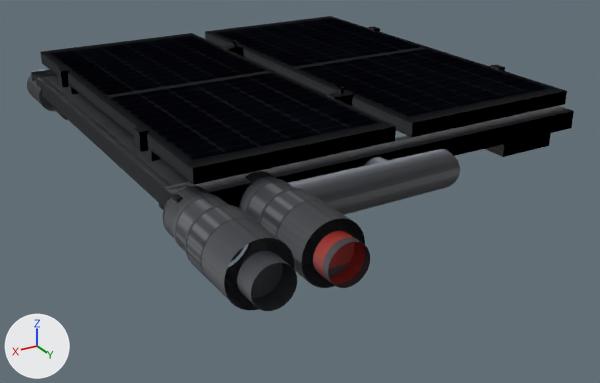
What one commit did to the OBJ model src/main/resources/assets/electricity/models/pv_flat/pv_flat.obj.
Rendered twice from a 50 mm camera at (0.949, 1.665, 0.644) aimed at (0.1, 0.25, -0.063). Arrows for +X, +Y and +Z are at lower left; the lights stay in place. The picture after the commit comes second. Where no turn or scale is listed for an object, it has been applied to the vertices.

The first picture shows 'ballast', 'frame', 'harness', 'harness_entry_north', 'harness_input', 'harness_input.001', 'modules.001', 'modules.002', 'modules.003'.
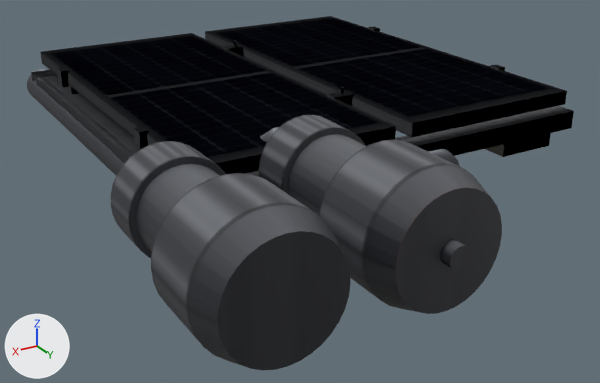
Changed parts and their boxes [x1, y1, x2, y2] in the pictures (600 x 383 px; the box of a moved part takes in the faces that stretch with it):
'harness_input.001', reshaped (81% wider, 59% taller): before [163, 186, 297, 311]; after [259, 115, 502, 314]
'harness_input.002', added: after [111, 141, 351, 370]
'harness_input', reshaped (mostly hidden afterwards): before [238, 171, 370, 288]; after [103, 127, 279, 175]
'harness', moved, rescaled: before [27, 69, 56, 112]; after [27, 69, 106, 166]
part 2 of me_harness_input, moved or reshaped (mostly hidden afterwards): before [238, 171, 370, 288]; after [260, 127, 279, 142]
part 3 of me_harness_input, added: after [103, 146, 124, 175]
part 4 of me_harness_input_001, added: after [259, 115, 365, 195]
part 5 of me_harness_input_001, moved or reshaped: before [185, 204, 294, 310]; after [288, 134, 366, 215]
part 6 of me_harness_input_001, added: after [319, 140, 502, 314]
part 7 of me_harness_input_001, added: after [440, 240, 471, 271]
part 8 of me_harness_input_001, deleted: before [163, 186, 210, 238]
part 9 of me_harness_input_001, deleted: before [173, 194, 244, 263]
part 10 of me_harness_input_001, deleted: before [237, 251, 297, 311]
'harness_entry_north', unchanged, covered by the edit: before [289, 149, 460, 215]; after [429, 149, 460, 167]

The change, as a diff of the scene's bpy script:
```diff
--- a/src/main/resources/assets/electricity/models/pv_flat/pv_flat.obj.py
+++ b/src/main/resources/assets/electricity/models/pv_flat/pv_flat.obj.py
@@ me_harness @@
 # used by ob_harness; location = (0.0, 0.0, 0.0)
-me_harness.from_pydata(...)  # 128 vertices, 68 faces; spans x 0.266..0.478, y -0.5..-0.38, z 0.0..0.081
+me_harness.from_pydata(...)  # 128 vertices, 68 faces; spans x 0.266..0.478, y -0.5..0.1, z 0.0..0.081
+# me_harness part 1: the whole mesh is scaled about its middle by (1, 5, 1), then moved by (0.0, 0.24, 0.0)
 me_harness.materials.append(mat_core)
@@ me_harness_input @@
 # used by ob_harness_input; location = (0.0, 0.0, 0.0)
-me_harness_input.from_pydata(...)  # 256 vertices, 143 faces; spans x 0.247..0.366, y 0.44..0.74, z -0.019..0.1
-me_harness_input.materials.append(mat_plug_plus)  # picture img_dc_connector_plus_png
+me_harness_input.from_pydata(...)  # 256 vertices, 196 faces; spans x 0.2..0.544, y 0.1..0.462, z 0.0..0.152
+# me_harness_input part 2: 256 vertices removed from x 0.247..0.366, y 0.44..0.74, z -0.019..0.1; 128 vertices added at x 0.2..0.347, y 0.1..0.462, z 0.0..0.152
+# me_harness_input part 3: 128 vertices added at x 0.397..0.544, y 0.1..0.462, z 0.0..0.152
+me_harness_input.materials.append(mat_core)  # picture img_dc_core_png
@@ me_harness_input_001 @@
 # used by ob_harness_input_001; location = (0.0, 0.0, 0.0)
-me_harness_input_001.from_pydata(...)  # 256 vertices, 143 faces; spans x 0.378..0.497, y 0.44..0.74, z -0.019..0.1
-me_harness_input_001.materials.append(mat_plug_minus)  # picture img_dc_connector_minus_png
+me_harness_input_001.from_pydata(...)  # 352 vertices, 282 faces; spans x 0.129..0.352, y 0.44..0.911, z 0.0..0.224
+# me_harness_input_001 part 4: a new loose piece, a 32-sided cylinder along y spanning x 0.153..0.329, y 0.493..0.574, z 0.024..0.2, in mat_plug_plus (picture img_dc_connector_plus_png)
+# me_harness_input_001 part 5: the loose piece of 64 vertices spanning x 0.378..0.497, y 0.556..0.696, z -0.019..0.1 is multiplied about its middle by the matrix ((0.0, 0.0, -1.305), (0.0, 1.044, 0.0), (1.305, 0.0, 0.0)), then moved by (-0.197, 0.022, 0.071), in mat_plug_plus (picture img_dc_connector_plus_png)
+# me_harness_input_001 part 6: a new loose piece of 96 vertices spanning x 0.129..0.352, y 0.721..0.89, z 0.0..0.224, in mat_plug_plus (picture img_dc_connector_plus_png)
+# me_harness_input_001 part 7: a new loose piece of 64 vertices spanning x 0.222..0.259, y 0.89..0.911, z 0.093..0.131, in mat_plug_plus (picture img_dc_connector_plus_png)
+# me_harness_input_001 part 8: the loose piece of 64 vertices spanning x 0.387..0.488, y 0.44..0.49, z -0.009..0.091 is deleted
+# me_harness_input_001 part 9: the loose piece of 64 vertices spanning x 0.384..0.491, y 0.49..0.556, z -0.013..0.094 is deleted
+# me_harness_input_001 part 10: the loose piece of 64 vertices spanning x 0.399..0.476, y 0.696..0.74, z 0.002..0.079 is deleted
+# other edits to the shape of me_harness_input_001 do not show in these pictures
+me_harness_input_001.materials.append(mat_plug_plus)  # picture img_dc_connector_plus_png
@@ me_harness_input_002 @@
+me_harness_input_002.from_pydata(...)  # 288 vertices, 235 faces; spans x 0.391..0.615, y 0.44..0.89, z 0.0..0.224
+me_harness_input_002.materials.append(mat_plug_minus)  # picture img_dc_connector_minus_png
@@ ob_harness_input_002 @@
+ob_harness_input_002 = bpy.data.objects.new('harness_input.002', me_harness_input_002)
+ob_harness_input_002.location = (0.0, 0.0, 0.0)
```
